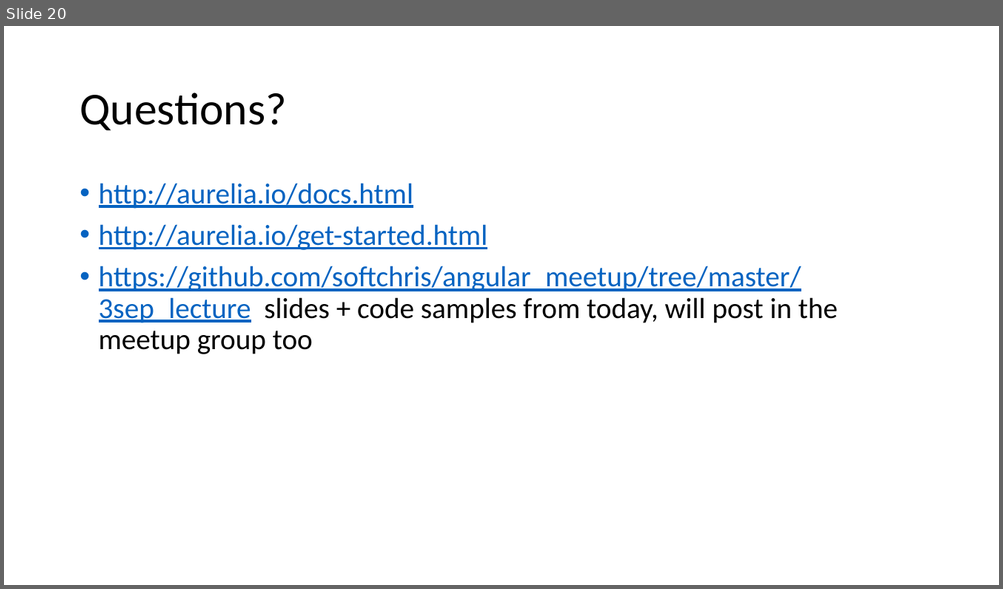
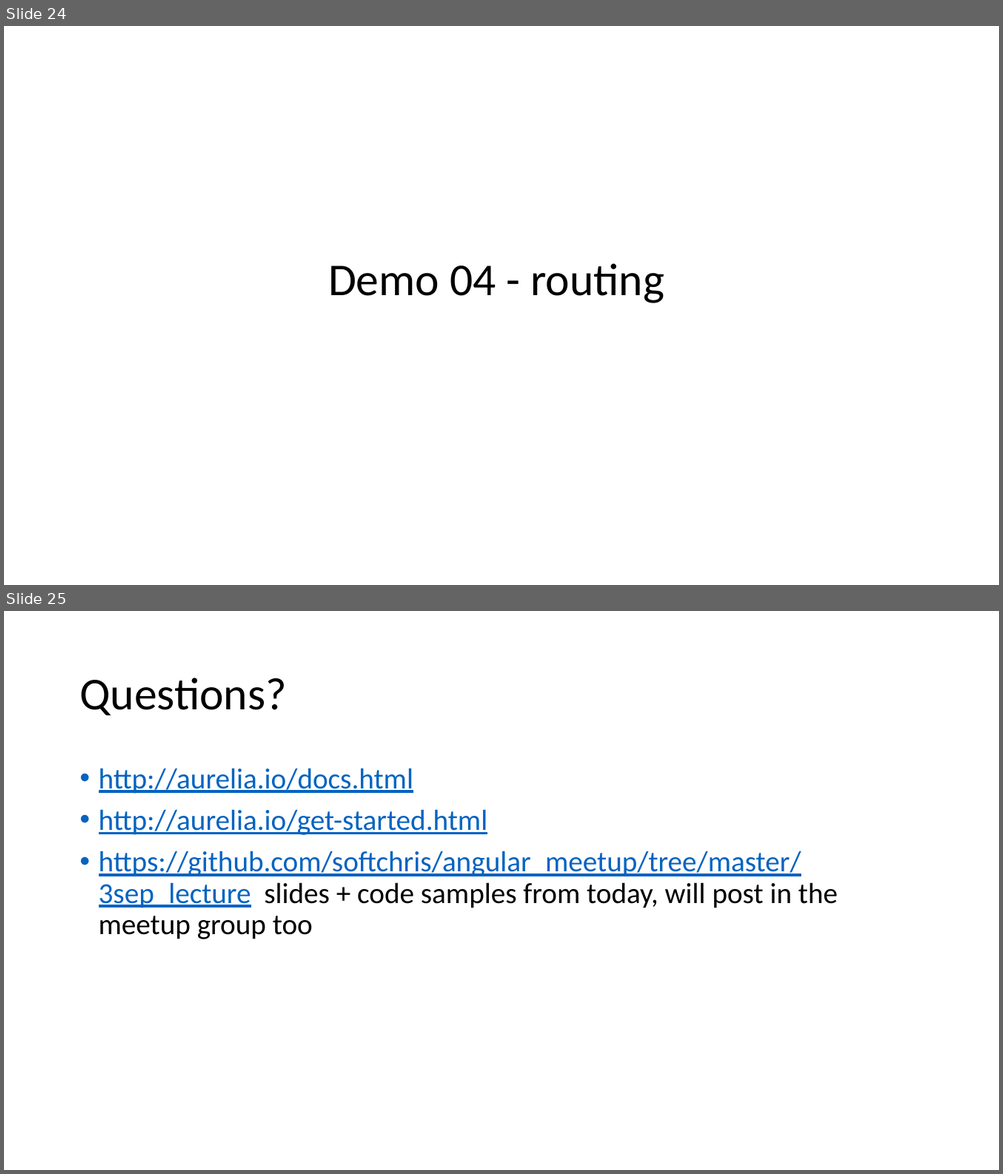
Before and after one commit to softchris/angular_meetup, a slide deck: 3sep_lecture/Ecmascript 2015 and Aurelia.pptx. Shown one above the other, each under a label of ours: slide 20 before the commit, slides 24 and 25 after it. The pictures are 1003x589 and 1003x1174 pixels, drawn with LibreOffice and Linux fonts; fonts in the diff are those of the drawing. Boxes give left, top, right and bottom in pixels: in the first picture for what was removed or moved away, otherwise in the second. Text is boxed around its words. In the diff, an @@ line names an element or a change of style, - is before the commit and + after.

Commit message:
added demo pages to ppt

```diff
--- a/3sep_lecture/Ecmascript 2015 and Aurelia.pptx
+++ b/3sep_lecture/Ecmascript 2015 and Aurelia.pptx
@@ slide 24 added at [4, 26, 999, 585], background #FFFFFF @@
@@ text added at [328, 264, 664, 304], 44 pt, text #000000 @@
+Demo 04 - routing
@@ what was slide 20 is now slide 25 @@
```
Also in this commit, not shown: 4 other slides added.
